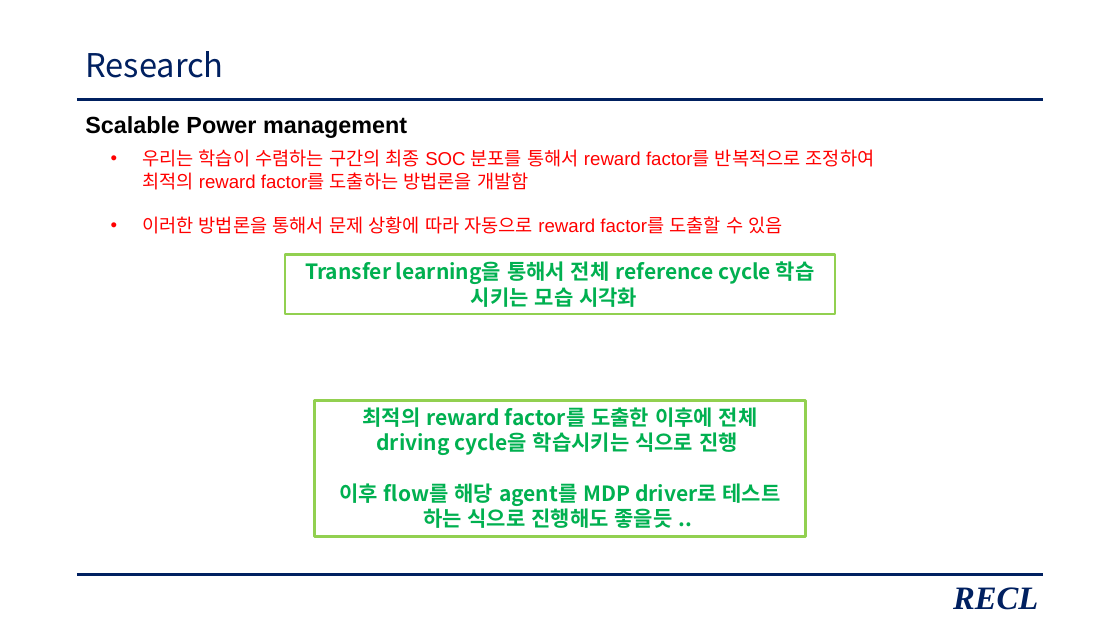
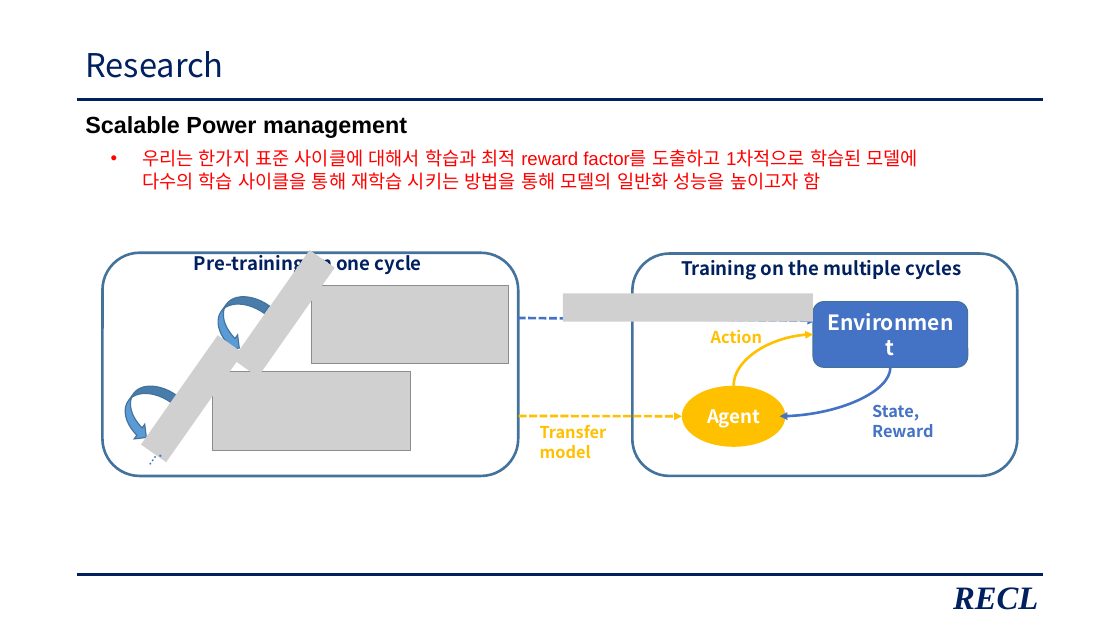
Before and after one commit to zidane89/experiment_essential_degradation, a slide deck: slide 21 of 발표자료_중안3.pptx. Drawn at 1120x630 pixels with LibreOffice and Linux fonts; fonts in the diff are those of the drawing; grey boxes stand for pictures. Boxes give left, top, right and bottom in pixels: in the first picture for what was removed or moved away, otherwise in the second. Text is boxed around its words. In the diff, an @@ line names an element or a change of style, - is before the commit and + after.

```diff
--- a/발표자료_중안3.pptx
+++ b/발표자료_중안3.pptx
@@ text at (142,149,918,190): text changed @@
-• 우리는 학습이 수렴하는 구간의 최종 SOC 분포를 통해서 reward factor를 반복적으로 조정하여
-  최적의 reward factor를 도출하는 방법론을 개발함
-• 이러한 방법론을 통해서 문제 상황에 따라 자동으로 reward factor를 도출할 수 있음
+• 우리는 한가지 표준 사이클에 대해서 학습과 최적 reward factor를 도출하고 1차적으로 학습된 모델에
+  다수의 학습 사이클을 통해 재학습 시키는 방법을 통해 모델의 일반화 성능을 높이고자 함
@@ rectangle removed at (285,255,835,314) @@
-Transfer learning을 통해서 전체 reference cycle 학습
-시키는 모습 시각화
@@ group added at (103,250,1017,485): 6 texts, 5 pictures, 3 rounded rectangles, 2 curved arrows, 2 arrows, 2 curved up arrows, 1 ellipse @@
+Pre-Training
+Pre-training on one cycle
+Pre-Training
+Environment
+Agent
+State,
+Reward
+Action
+Training on the multiple cycles
+Transfer model
+….
@@ rectangle removed at (315,401,806,537) @@
-최적의 reward factor를 도출한 이후에 전체 driving cycle을 학습시키는 식으로 진행
-이후 flow를 해당 agent를 MDP driver로 테스트 하는 식으로 진행해도 좋을듯 ..
```
Also in this commit, not shown: 8 other slides changed, 2 slides added, 1 slide removed.
